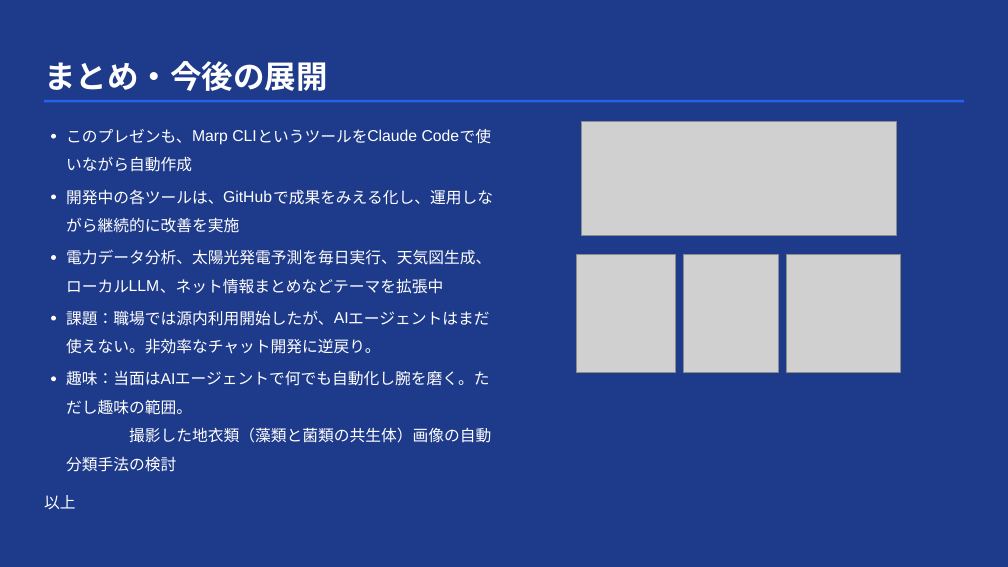
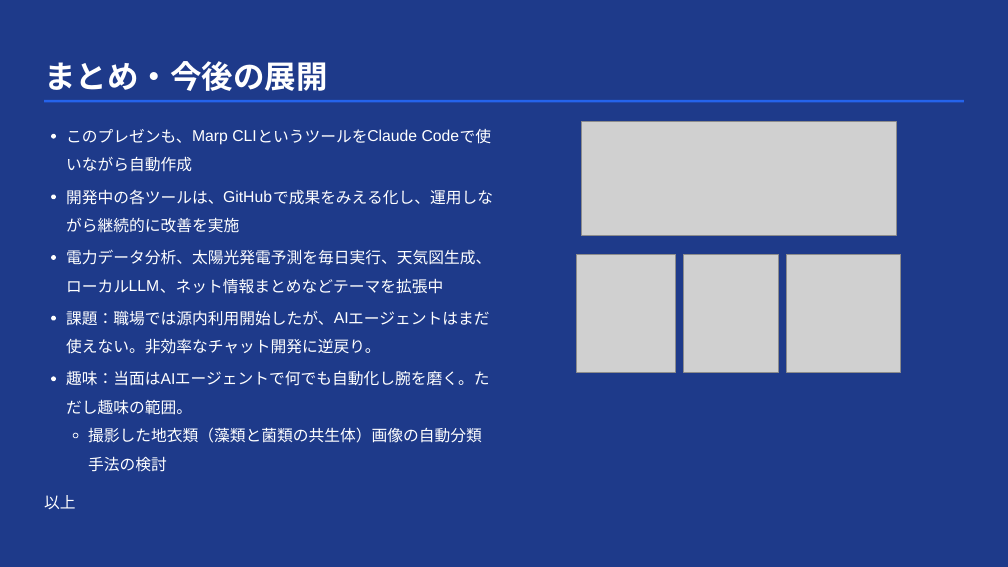
Before and after one commit to masauehr/marp_slides, a slide deck: slide 15 of slides/2026-07-01-ai-projects-intro.pptx. Drawn at 1008x567 pixels with LibreOffice and Linux fonts; fonts in the diff are those of the drawing; grey boxes stand for pictures. Boxes give left, top, right and bottom in pixels: in the first picture for what was removed or moved away, otherwise in the second. Text is boxed around its words. In the diff, an @@ line names an element or a change of style, - is before the commit and + after.

```diff
--- a/slides/2026-07-01-ai-projects-intro.pptx
+++ b/slides/2026-07-01-ai-projects-intro.pptx
@@ freeform shape added at (73,433,78,438), outline #FFFFFF 0.74 pt @@
@@ text at (88,427,482,443): text changed @@
-撮影した地⾐類（藻類と菌類の共⽣体）画像の⾃動
+撮影した地⾐類（藻類と菌類の共⽣体）画像の⾃動分類
@@ text at (88,456,167,472): text changed @@
-分類⼿法の検討
+⼿法の検討
```
Also in this commit, not shown: 1 other file.
